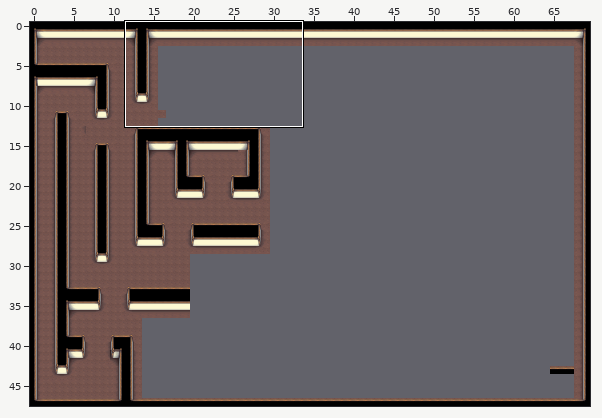
Level history. Tiled map: asset/wip/config/main-floor.tmx. The first picture is a wide view before the edit; the outline marks the close-up.
Close-up. Before the commit:
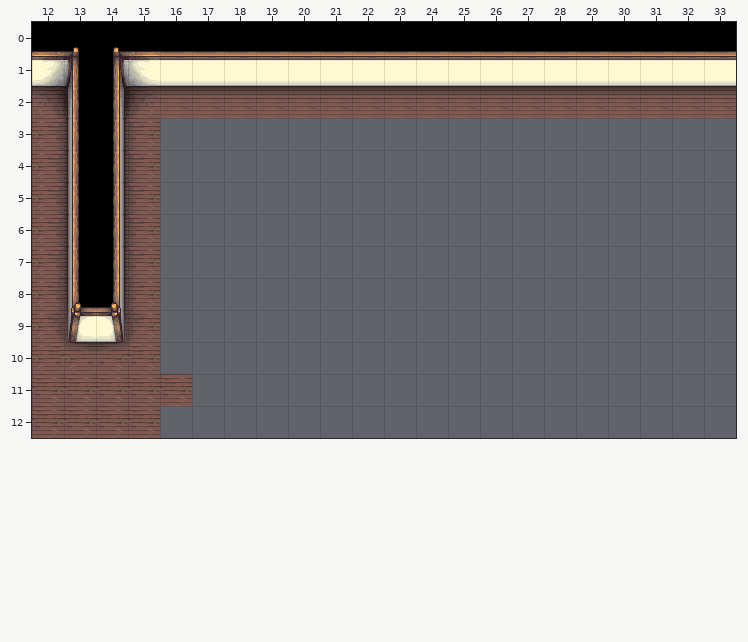
Cells are 32x32 px. Shown: x 12..33, y 0..12. The commit also changed other parts of the map, which this record leaves out.
After the commit:
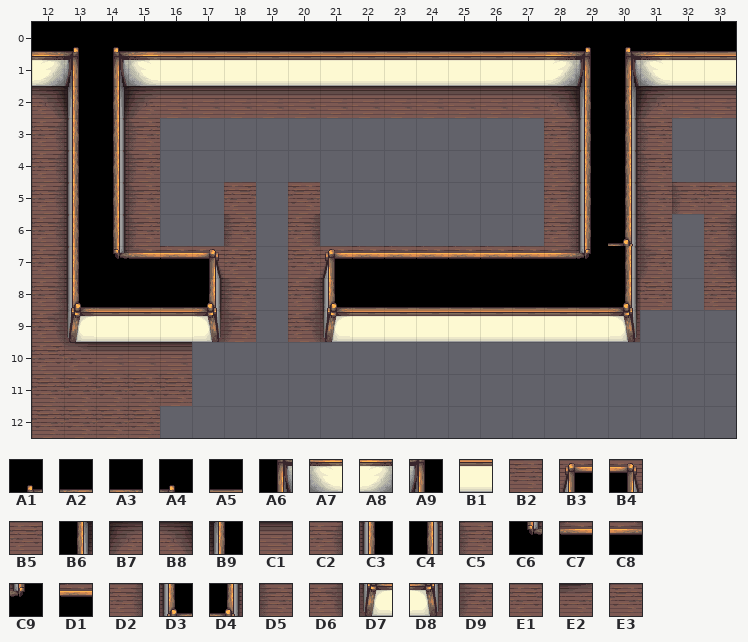
Key: from "Main Floor": A1 0, A2 1, A3 2, A4 3, A5 4, A6 9, A7 10, A8 11, A9 12, B1 13, B2 14, B3 15, B4 16, B5 17, B6 18, B7 19, B8 20, B9 21, C1 22, C2 23, C3 24, C4 25, C5 26, C6 27, C7 28, C8 29, C9 30, D1 31, D2 32, D3 33, D4 34, D5 35, D6 41, D7 42, D8 43, D9 44, E1 50, E2 52, E3 53.
__ is an empty cell.
The edit:
Layer "Floor":
The edit turns tile A5 into tile A1 in row 0 at x 30.
The edit turns tile A5 into tile A2 in row 0 at x 31.
The edit turns tile A5 into tile A3 in row 0 at x 28.
The edit turns tile A5 into tile A4 in row 0 at x 29.
The edit turns tile D4 into tile A5 in row 8 at x 14.
The edit turns tile D5 into tile A5 in row 8 at x 15.
There is now tile A5 in row 8 at x 16 and 22 to 29.
The edit turns tile B1 into tile A6 in row 1 at x 30.
The edit turns tile B1 into tile A7 in row 1 at x 31.
The edit turns tile B1 into tile A8 in row 1 at x 28.
The edit turns tile B1 into tile A9 in row 1 at x 29.
The edit turns tile D8 into tile B1 in row 9 at x 14.
The edit turns tile D9 into tile B1 in row 9 at x 15.
There is now tile B1 in row 9 at x 16 and 22 to 29.
There is now tile B2 in row 5 at x 20 and 33; in row 7 at x 20.
There is now tile B3 in row 7 at x 21.
There is now tile B4 in row 7 at x 17.
There is now tile B5 in row 5 at x 18; in row 7 at x 18.
The edit turns tile C1 into tile B6 in row 2 at x 30.
The edit turns tile C1 into tile B7 in row 2 at x 31.
The edit turns tile C1 into tile B8 in row 2 at x 28.
The edit turns tile C1 into tile B9 in row 2 at x 29.
The edit turns tile E2 into tile C1 in row 10 at x 14.
The edit turns tile E3 into tile C1 in row 10 at x 15.
There is now tile C1 in row 10 at x 16.
There is now tile C2 in rows 3 to 6 at x 28.
There is now tile C3 in rows 3 to 6 at x 29.
There is now tile C4 in rows 3 to 5 at x 30; in row 7 at x 30.
There is now tile C5 in rows 3 to 4 at x 31; in row 5 at x 31 to 32.
The edit turns tile C4 into tile C6 in row 7 at x 14.
The edit turns tile C5 into tile C7 in row 7 at x 15.
There is now tile C8 in row 7 at x 28.
There is now tile C9 in row 7 at x 29.
There is now tile D1 in row 7 at x 16 and 22 to 27.
There is now tile D2 in row 6 at x 20 and 33; in row 8 at x 20.
There is now tile D3 in row 8 at x 21.
There is now tile D4 in row 6 at x 30; in row 8 at x 17 and 30.
There is now tile D5 in row 6 at x 18 and 31; in row 8 at x 18.
There is now tile D6 in row 7 at x 33; in row 9 at x 20.
There is now tile D7 in row 9 at x 21.
There is now tile D8 in row 9 at x 17 and 30.
There is now tile D9 in row 7 at x 31; in row 9 at x 18.
There is now tile E1 in row 8 at x 33.
There is now tile E3 in row 8 at x 31.
Where, in picture pixels (left, top, right, bottom), the same in both close-ups:
changed: (288, 47, 736, 342)
changed: (97, 182, 256, 374)
